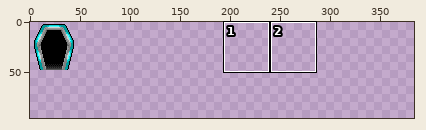
A sprite sheet gets an edit: res/objects/door/graphics.png. Above, an overview of the earlier version with the close-up marked.
Close-up. Before:
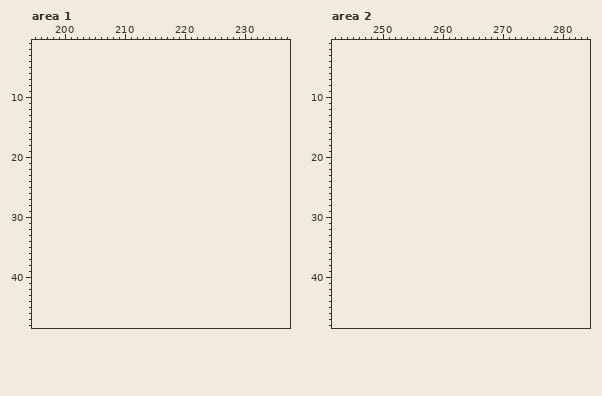
The file is 48x48 pixels. Shown: area 1: x 195..237, y 1..48; area 2: x 242..284, y 1..48. The old version is drawn lined up with the new one, on the new canvas. The commit also changed other parts of the picture, which this record leaves out.
After the commit:
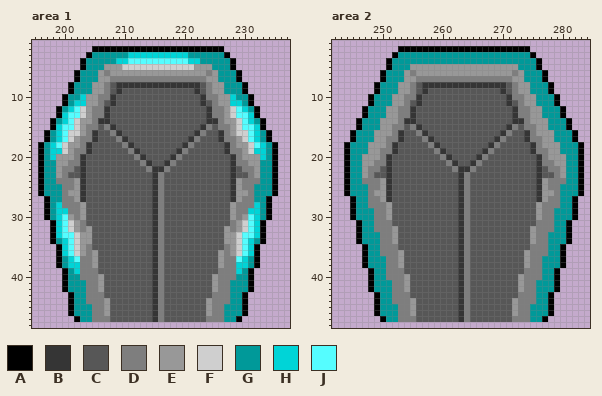
Palette (. is transparent): A #000000  B #353535  C #575757  D #7e7e7e  E #989898  F #cfcfcf  G #009999  H #00d4d7  J #55fdff
Changes in this commit:
canvas 48x48 -> 384x96
Changed rows in their new state; - is an unchanged pixel.
Area 1:
first column x 196:
 2 ---------AAAAAAAAAAAAAAAAAAAAAA---------
 3 --------AGGGGGGHHHHHHHHHHGGGGGGA--------
 4 -------AGGGGGHHJJJJJJJJJJHHGGGGGA-------
 5 -------AGGGEEEFFFFFFFFFFFFEEEGGGA-------
 6 ------AGGGEDEEEEEEEEEEEEEEEEDEGGGA------
 7 ------AGGGEEDDDDDDDDDDDDDDDDEEGGGA------
 8 -----AGGGEEDCBBBBBBBBBBBBBBCDEEGGGA-----
 9 -----AGGGEEDCBCCCCCCCCCCCCBCDEEGGGA-----
10 ----AGGHEEDDBCCCCCCCCCCCCCCBDDEEHGGA----
11 ----AGHHEEDCBCCCCCCCCCCCCCCBCDEEHHGA----
12 ---AGHJFEDDBCCCCCCCCCCCCCCCCBDDEFJHGA---
13 ---AHJJFEDDBCCCCCCCCCCCCCCCCBDDEFJJHA---
14 --AGHJFEEDBBCCCCCCCCCCCCCCCCBBDEEFJHGA--
15 --AHJJFEDDCDBCCCCCCCCCCCCCCBDCDDEFJJHA--
16 -AGHJFFEDBCCDBCCCCCCCCCCCCBDCCBDEFFJHGA-
17 -AGHJFEDDBCCCDBCCCCCCCCCCBDCCCBDDEFJHGA-
18 AGHJFEEDBCCCCCDBCCCCCCCCBDCCCCCBDEEFJHGA
19 AGHHFEDDBCCCCCCDBCCCCCCBDCCCCCCBDDEFHHGA
20 AGHEEEDBCCCCCCCCDBCCCCBDCCCCCCCCBDEEEHGA
21 AGGEEDDBCCCCCCCCCDBCCBDCCCCCCCCCBDDEEGGA
22 AGGEDDCBCCCCCCCCCCDBBDCCCCCCCCCCBCDDEGGA
23 AGGEDCCBCCCCCCCCCCCBDCCCCCCCCCCCBCCDEGGA
24 AGGDDDEBCCCCCCCCCCCBDCCCCCCCCCCCBEDDDGGA
25 AGGGDDEBCCCCCCCCCCCBDCCCCCCCCCCCBEDDGGGA
26 AGGGDEEBCCCCCCCCCCCBDCCCCCCCCCCCBEEDGGGA
27 -AGGDDEBCCCCCCCCCCCBDCCCCCCCCCCCBEDDGGA-
28 -AGHDDDECCCCCCCCCCCBDCCCCCCCCCCCEDDDHGA-
29 -AGHHDDECCCCCCCCCCCBDCCCCCCCCCCCEDDHHGA-
30 -AGHJEDECCCCCCCCCCCBDCCCCCCCCCCCEDEJHGA-
31 --AHJFEDCCCCCCCCCCCBDCCCCCCCCCCCDEFJHA--
32 --AHJFEDECCCCCCCCCCBDCCCCCCCCCCEDEFJHA--
33 --AHJJFEECCCCCCCCCCBDCCCCCCCCCCEEFJJHA--
34 --AGHJFEECCCCCCCCCCBDCCCCCCCCCCEEFJHGA--
35 ---AHJFEDCCCCCCCCCCBDCCCCCCCCCCDEFJHA---
36 ---AHJFEDECCCCCCCCCBDCCCCCCCCCEDEFJHA---
37 ---AGHJDDECCCCCCCCCBDCCCCCCCCCEDDJHGA---
38 ---AGHHDDECCCCCCCCCBDCCCCCCCCCEDDHHGA---
39 ----AGHDDDCCCCCCCCCBDCCCCCCCCCDDDHGA----
40 ----AGGDDDECCCCCCCCBDCCCCCCCCEDDDGGA----
41 ----AGGGDDECCCCCCCCBDCCCCCCCCEDDGGGA----
42 ----AGGGDDECCCCCCCCBDCCCCCCCCEDDGGGA----
43 -----AGGDDDCCCCCCCCBDCCCCCCCCDDDGGA-----
44 -----AGGDDDECCCCCCCBDCCCCCCCEDDDGGA-----
45 -----AGGGDDECCCCCCCBDCCCCCCCEDDGGGA-----
46 -----AGGGDDECCCCCCCBDCCCCCCCEDDGGGA-----
47 ------AGGDDDCCCCCCCBDCCCCCCCDDDGGA------
Area 2:
first column x 244:
 2 ---------AAAAAAAAAAAAAAAAAAAAAA---------
 3 --------AGGGGGGGGGGGGGGGGGGGGGGA--------
 4 -------AGGGGGGGGGGGGGGGGGGGGGGGGA-------
 5 -------AGGGEEEEEEEEEEEEEEEEEEGGGA-------
 6 ------AGGGEDEEEEEEEEEEEEEEEEDEGGGA------
 7 ------AGGGEEDDDDDDDDDDDDDDDDEEGGGA------
 8 -----AGGGEEDCBBBBBBBBBBBBBBCDEEGGGA-----
 9 -----AGGGEEDCBCCCCCCCCCCCCBCDEEGGGA-----
10 ----AGGGEEDDBCCCCCCCCCCCCCCBDDEEGGGA----
11 ----AGGGEEDCBCCCCCCCCCCCCCCBCDEEGGGA----
12 ---AGGGEEDDBCCCCCCCCCCCCCCCCBDDEEGGGA---
13 ---AGGGEEDDBCCCCCCCCCCCCCCCCBDDEEGGGA---
14 --AGGGEEEDBBCCCCCCCCCCCCCCCCBBDEEEGGGA--
15 --AGGGEEDDCDBCCCCCCCCCCCCCCBDCDDEEGGGA--
16 -AGGGEEEDBCCDBCCCCCCCCCCCCBDCCBDEEEGGGA-
17 -AGGGEEDDBCCCDBCCCCCCCCCCBDCCCBDDEEGGGA-
18 AGGGEEEDBCCCCCDBCCCCCCCCBDCCCCCBDEEEGGGA
19 AGGGEEDDBCCCCCCDBCCCCCCBDCCCCCCBDDEEGGGA
20 AGGEEEDBCCCCCCCCDBCCCCBDCCCCCCCCBDEEEGGA
21 AGGEEDDBCCCCCCCCCDBCCBDCCCCCCCCCBDDEEGGA
22 AGGEDDCBCCCCCCCCCCDBBDCCCCCCCCCCBCDDEGGA
23 AGGEDCCBCCCCCCCCCCCBDCCCCCCCCCCCBCCDEGGA
24 AGGDDDEBCCCCCCCCCCCBDCCCCCCCCCCCBEDDDGGA
25 AGGGDDEBCCCCCCCCCCCBDCCCCCCCCCCCBEDDGGGA
26 AGGGDEEBCCCCCCCCCCCBDCCCCCCCCCCCBEEDGGGA
27 -AGGDDEBCCCCCCCCCCCBDCCCCCCCCCCCBEDDGGA-
28 -AGGDDDECCCCCCCCCCCBDCCCCCCCCCCCEDDDGGA-
29 -AGGGDDECCCCCCCCCCCBDCCCCCCCCCCCEDDGGGA-
30 -AGGGDDECCCCCCCCCCCBDCCCCCCCCCCCEDDGGGA-
31 --AGGDDDCCCCCCCCCCCBDCCCCCCCCCCCDDDGGA--
32 --AGGDDDECCCCCCCCCCBDCCCCCCCCCCEDDDGGA--
33 --AGGGDDECCCCCCCCCCBDCCCCCCCCCCEDDGGGA--
34 --AGGGDDECCCCCCCCCCBDCCCCCCCCCCEDDGGGA--
35 ---AGGDDDCCCCCCCCCCBDCCCCCCCCCCDDDGGA---
36 ---AGGDDDECCCCCCCCCBDCCCCCCCCCEDDDGGA---
37 ---AGGGDDECCCCCCCCCBDCCCCCCCCCEDDGGGA---
38 ---AGGGDDECCCCCCCCCBDCCCCCCCCCEDDGGGA---
39 ----AGGDDDCCCCCCCCCBDCCCCCCCCCDDDGGA----
40 ----AGGDDDECCCCCCCCBDCCCCCCCCEDDDGGA----
41 ----AGGGDDECCCCCCCCBDCCCCCCCCEDDGGGA----
42 ----AGGGDDECCCCCCCCBDCCCCCCCCEDDGGGA----
43 -----AGGDDDCCCCCCCCBDCCCCCCCCDDDGGA-----
44 -----AGGDDDECCCCCCCBDCCCCCCCEDDDGGA-----
45 -----AGGGDDECCCCCCCBDCCCCCCCEDDGGGA-----
46 -----AGGGDDECCCCCCCBDCCCCCCCEDDGGGA-----
47 ------AGGDDDCCCCCCCBDCCCCCCCDDDGGA------
Boxes around the changes in both close-ups, in picture pixels (x1, y1, x2, y2):
added: (38, 46, 278, 322)
added: (344, 46, 584, 322)
